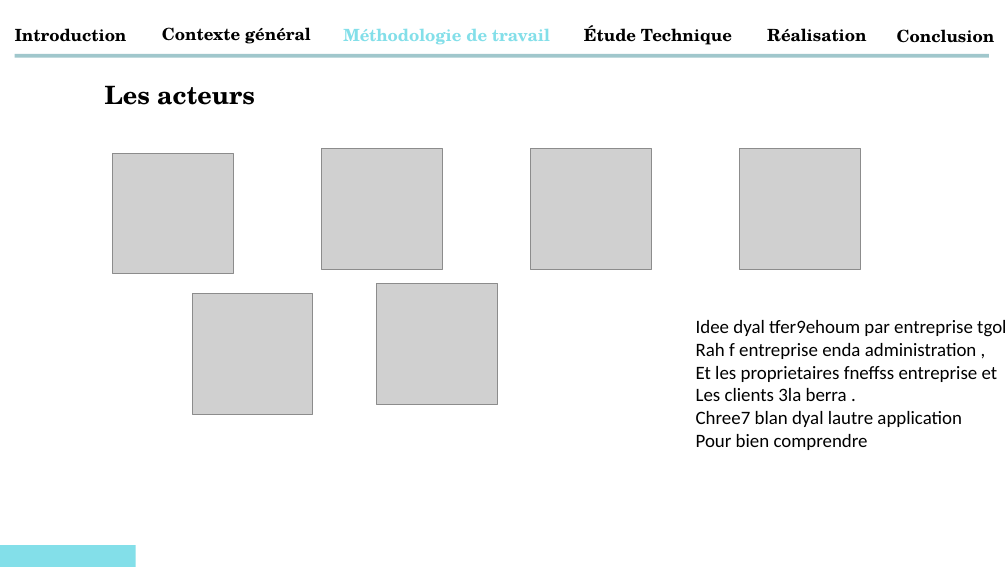
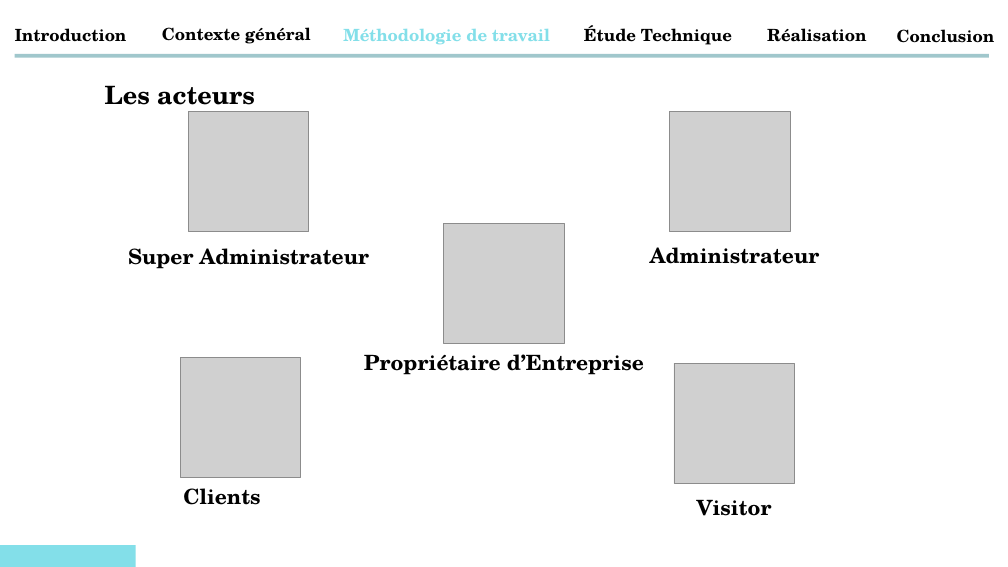
Before and after one commit to abdessamadtanafaat/AdminDashboard, a slide deck: slide 10 of PRESENTATION PFA/Presentatin PFA .pptx (slide 8 before the commit). Drawn at 1008x567 pixels with LibreOffice and Linux fonts; fonts in the diff are those of the drawing; grey boxes stand for pictures; background and template pictures are left out. Boxes give left, top, right and bottom in pixels: in the first picture for what was removed or moved away, otherwise in the second. Text is boxed around its words. In the diff, an @@ line names an element or a change of style, - is before the commit and + after.

Commit message:
pfa presentation

```diff
--- a/PRESENTATION PFA/Presentatin PFA .pptx
+++ b/PRESENTATION PFA/Presentatin PFA .pptx
@@ picture moved from (x1=321, y1=149, x2=442, y2=269) to (x1=188, y1=111, x2=309, y2=231) @@
@@ picture moved from (x1=740, y1=149, x2=860, y2=269) to (x1=670, y1=111, x2=790, y2=231) @@
@@ picture moved from (x1=531, y1=149, x2=651, y2=269) to (x1=444, y1=223, x2=564, y2=343) @@
@@ text added at (x1=128, y1=248, x2=369, y2=269), 20 pt, text #000000, bold @@
+Super Administrateur
@@ text added at (x1=650, y1=247, x2=820, y2=264), 20 pt, text #000000, bold @@
+Administrateur
@@ picture removed at (x1=192, y1=293, x2=312, y2=414) @@
@@ text removed at (x1=696, y1=320, x2=1006, y2=450) @@
-Idee dyal tfer9ehoum par entreprise tgol
-Rah f entreprise enda administration ,
-Et les proprietaires fneffss entreprise et
-Les clients 3la berra .
-Chree7 blan dyal lautre application
-Pour bien comprendre
@@ picture moved from (x1=113, y1=153, x2=233, y2=273) to (x1=180, y1=357, x2=300, y2=477) @@
@@ text added at (x1=364, y1=354, x2=644, y2=375), 20 pt, text #000000, bold @@
+Propriétaire d’Entreprise
@@ picture moved from (x1=377, y1=284, x2=497, y2=404) to (x1=674, y1=363, x2=794, y2=483) @@
@@ text added at (x1=183, y1=488, x2=260, y2=505), 20 pt, text #000000, bold @@
+Clients
@@ text added at (x1=697, y1=499, x2=772, y2=516), 20 pt, text #000000, bold @@
+Visitor
```
Also in this commit, not shown: 6 other slides changed, 11 slides added, 1 other file.
